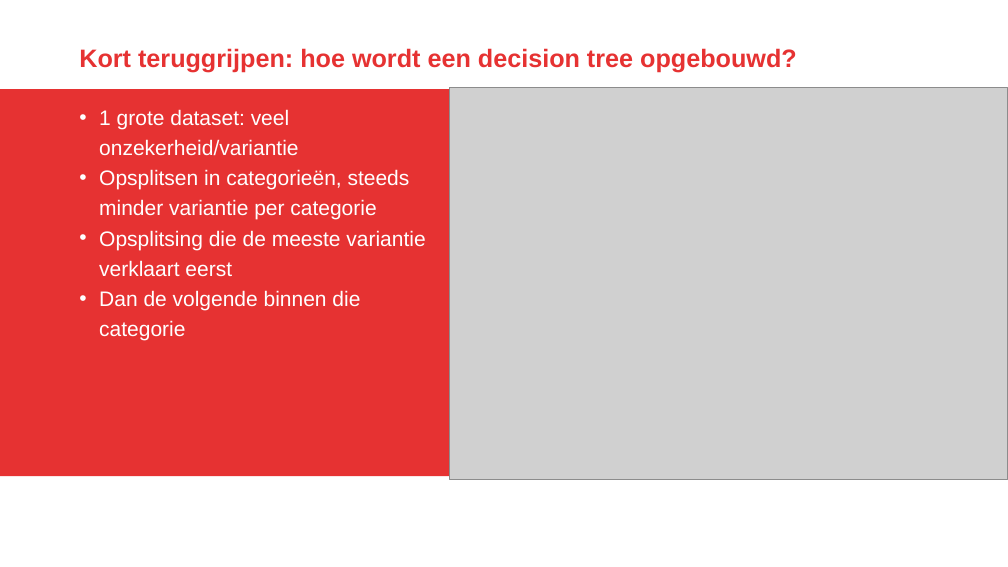
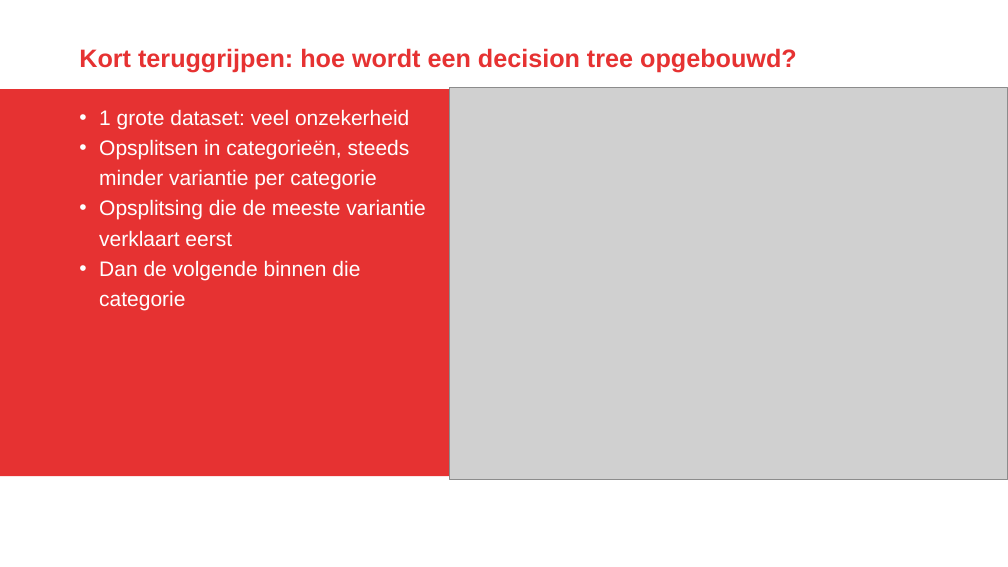
Before and after one commit to AMIS-Services/sig-mlchallenge, a slide deck: slide 19 of validation_and_random_forests.pptx. Drawn at 1008x567 pixels with LibreOffice and Linux fonts; fonts in the diff are those of the drawing; grey boxes stand for pictures; background and template pictures are left out. Boxes give left, top, right and bottom in pixels: in the first picture for what was removed or moved away, otherwise in the second. Text is boxed around its words. In the diff, an @@ line names an element or a change of style, - is before the commit and + after.

```diff
--- a/validation_and_random_forests.pptx
+++ b/validation_and_random_forests.pptx
@@ text at (99,109,409,129): text changed @@
-• 1 grote dataset: veel onzekerheid/variantie
+• 1 grote dataset: veel onzekerheid
```
Also in this commit, not shown: 8 other slides changed, 3 slides added, 1 slide removed, 1 other file.
